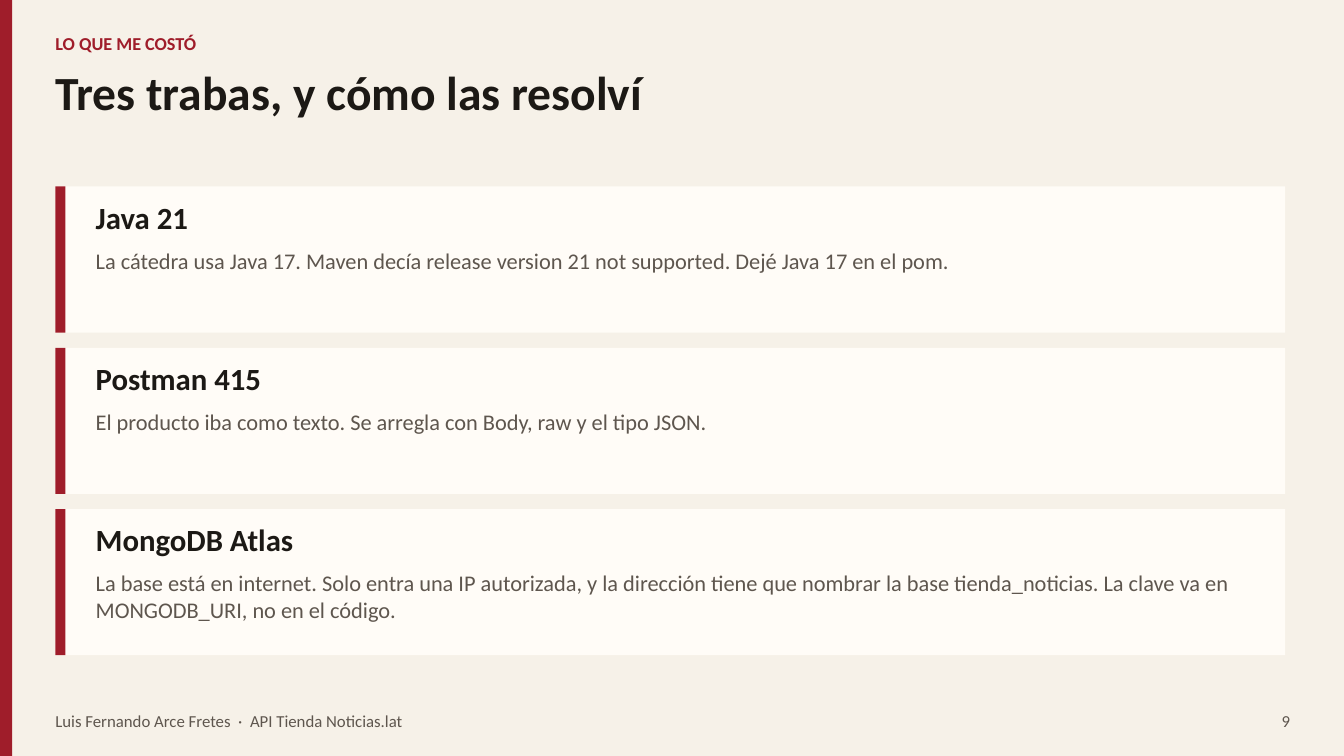
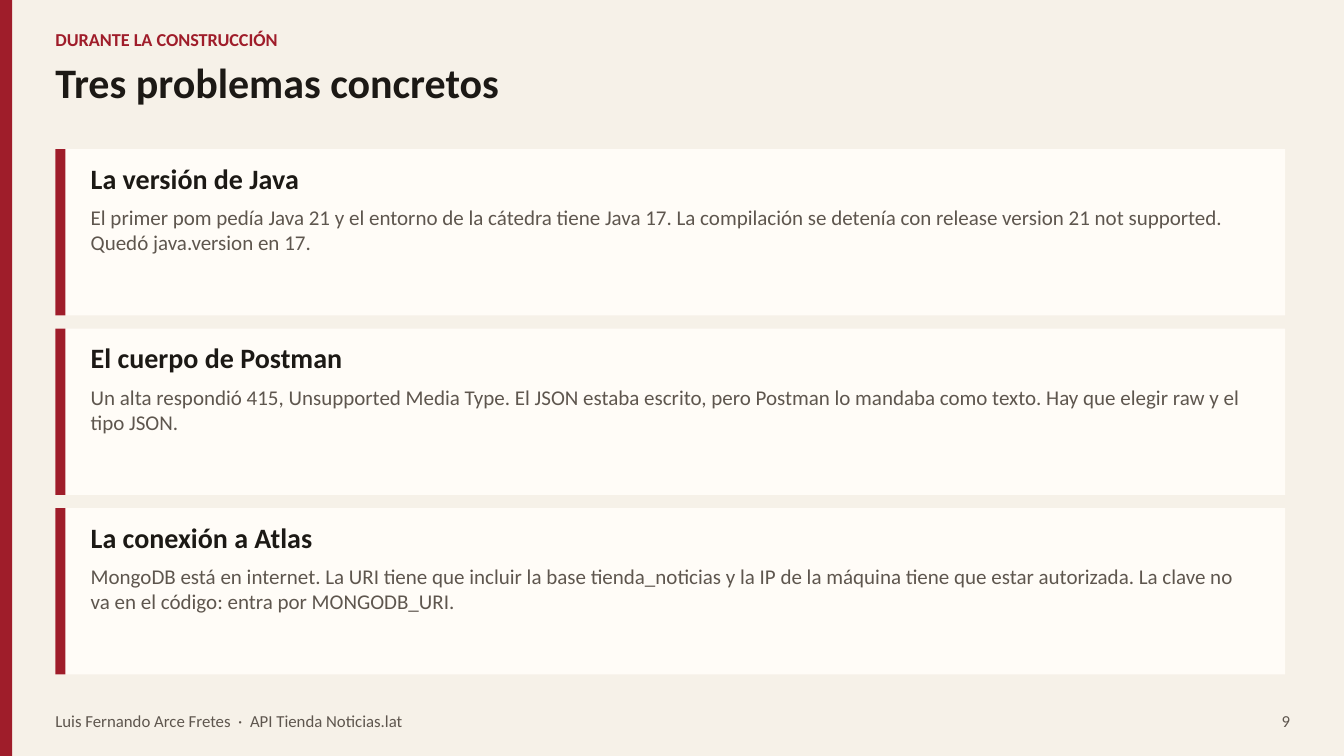
Before and after one commit to n14-py/uassnlat, a slide deck: slide 9 of docs/Exposicion-Examen-Final-Luis-Fernando-Arce-Fretes.pptx. Drawn at 1344x756 pixels with LibreOffice and Linux fonts; fonts in the diff are those of the drawing. Boxes give left, top, right and bottom in pixels: in the first picture for what was removed or moved away, otherwise in the second. Text is boxed around its words. In the diff, an @@ line names an element or a change of style, - is before the commit and + after.

```diff
--- a/docs/Exposicion-Examen-Final-Luis-Fernando-Arce-Fretes.pptx
+++ b/docs/Exposicion-Examen-Final-Luis-Fernando-Arce-Fretes.pptx
@@ text at (55,31,278,46): text changed @@
-LO QUE ME COSTÓ
+DURANTE LA CONSTRUCCIÓN
@@ text at (55,68,499,105): text changed; size 34 to 30 pt @@
-Tres trabas, y cómo las resolví
+Tres problemas concretos
@@ rectangle: place and size @@
-rectangle at (55,187,1286,333)
+rectangle at (55,149,1286,316)
@@ rectangle: place and size @@
-rectangle at (55,187,66,333)
+rectangle at (55,149,66,316)
@@ text at (91,169,298,190): text changed; size 22 to 20 pt @@
-Java 21
+La versión de Java
@@ text at (91,210,1222,254): text changed; size 16 to 15 pt @@
-La cátedra usa Java 17. Maven decía release version 21 not supported. Dejé Java 17 en el pom.
+El primer pom pedía Java 21 y el entorno de la cátedra tiene Java 17. La compilación se detenía con release version 21 not supported. Quedó java.version en 17.
@@ rectangle: place and size @@
-rectangle at (55,348,1286,494)
+rectangle at (55,329,1286,495)
@@ rectangle: place and size @@
-rectangle at (55,348,66,494)
+rectangle at (55,329,66,495)
@@ text at (91,348,342,373): text changed; size 22 to 20 pt @@
-Postman 415
+El cuerpo de Postman
@@ text at (91,390,1239,434): text changed; size 16 to 15 pt @@
-El producto iba como texto. Se arregla con Body, raw y el tipo JSON.
+Un alta respondió 415, Unsupported Media Type. El JSON estaba escrito, pero Postman lo mandaba como texto. Hay que elegir raw y el tipo JSON.
@@ rectangle: place and size @@
-rectangle at (55,509,1286,655)
+rectangle at (55,508,1286,675)
@@ rectangle: place and size @@
-rectangle at (55,509,66,655)
+rectangle at (55,508,66,675)
@@ text at (91,528,312,549): text changed; size 22 to 20 pt @@
-MongoDB Atlas
+La conexión a Atlas
@@ text at (91,569,1232,613): text changed; size 16 to 15 pt @@
-La base está en internet. Solo entra una IP autorizada, y la dirección tiene que nombrar la base tienda_noticias. La clave va en MONGODB_URI, no en el código.
+MongoDB está en internet. La URI tiene que incluir la base tienda_noticias y la IP de la máquina tiene que estar autorizada. La clave no va en el código: entra por MONGODB_URI.
```
Also in this commit, not shown: 6 other slides changed, 3 slides added, 3 slides removed.
